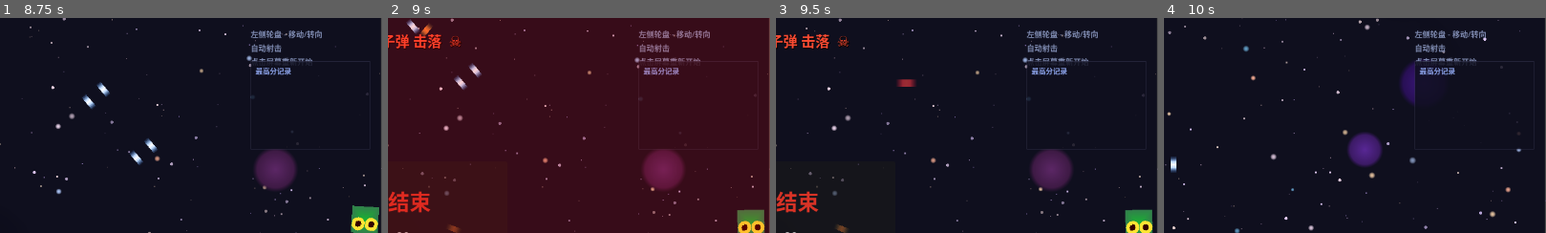
Above: before the commit, frames 1-4 (left to right).
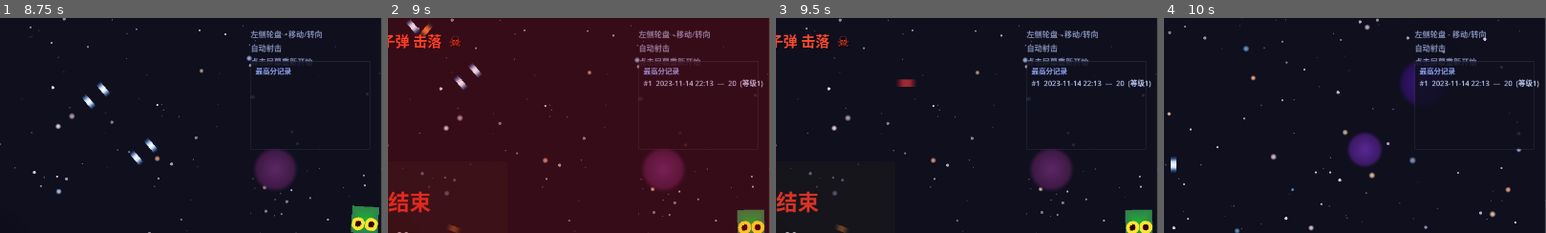
Above: after the commit, the same moments.

Repository: July-X/godot-game-one
Game: Godot game, scene res://scenes/main.tscn
The game is run twice, just before and just after one commit, with the same random seed, the same clock (stepped at 60 frames per second) and the same inputs.
Inputs (mouse positions are % of the whole screen's width and height, from its top left):
- Up to frame 1 (8.75 s): tap Enter at 0.5 s; move the mouse to (45, 70) at 0.52 s; tap R every 1.5 s from 0.6 to 8.1 s; click (45, 70) at 0.67 s; drag from (80, 65) to (56, 75) at 1.27 s; move the mouse to (20, 35) at 2.02 s; click (20, 35) at 2.17 s; drag from (55, 50) to (92, 33) at 2.77 s; move the mouse to (35, 25) at 3.52 s; click (35, 25) at 3.67 s; drag from (72, 45) to (36, 16) at 4.27 s; move the mouse to (30, 55) at 5.02 s; click (30, 55) at 5.17 s; drag from (60, 28) to (29, 94) at 5.77 s; move the mouse to (45, 70) at 6.52 s; click (45, 70) at 6.67 s; drag from (80, 65) to (2, 15) at 7.27 s; move the mouse to (20, 35) at 8.02 s; click (20, 35) at 8.17 s
- Up to frame 2 (9 s): drag from (55, 50) to (2, 15) at 8.77 s
- Up to frame 3 (9.5 s): no input
- Up to frame 4 (10 s): move the mouse to (35, 25) at 9.52 s; tap R at 9.6 s; click (35, 25) at 9.67 s
The pictures show only the part of the screen within x 50-100%, y 0-50%; the shares and areas given below are measured in that part.

Frame 1 is identical in both runs. In frame 2, 0.4% of the frame differs, in the area x 67-99%, y 28-33%; in frame 3, 0.4%, in the area x 66-99%, y 28-33%; in frame 4, 0.4%.
Error before the commit: Invalid access to property or key 'theme_override_font_sizes' on a base object of type 'Label'. (res://scripts/hud.gd:120)

Commit message:
fix: 排行榜Label主题覆盖改用add_theme_font_size_override
- Godot 4中theme_override_font_sizes是字典属性不可直接赋值
  改用add_theme_font_size_override()和add_theme_color_override()

Diff:
--- a/scripts/hud.gd
+++ b/scripts/hud.gd
@@ -117,8 +117,8 @@
 	var entries := Leaderboard.get_entries()
 	for entry in entries:
 		var label := Label.new()
-		label.theme_override_font_sizes["font_size"] = 12
-		label.theme_override_colors["font_color"] = Color(0.8, 0.85, 1.0, 0.9)
+		label.add_theme_font_size_override("font_size", 12)
+		label.add_theme_color_override("font_color", Color(0.8, 0.85, 1.0, 0.9))
 		label.horizontal_alignment = 1
 		label.text = "#%d  %s  —  %s  (等级%d)" % [entries.find(entry) + 1, entry.time, entry.score, entry.level]
 		_perm_leaderboard_entries.add_child(label)
